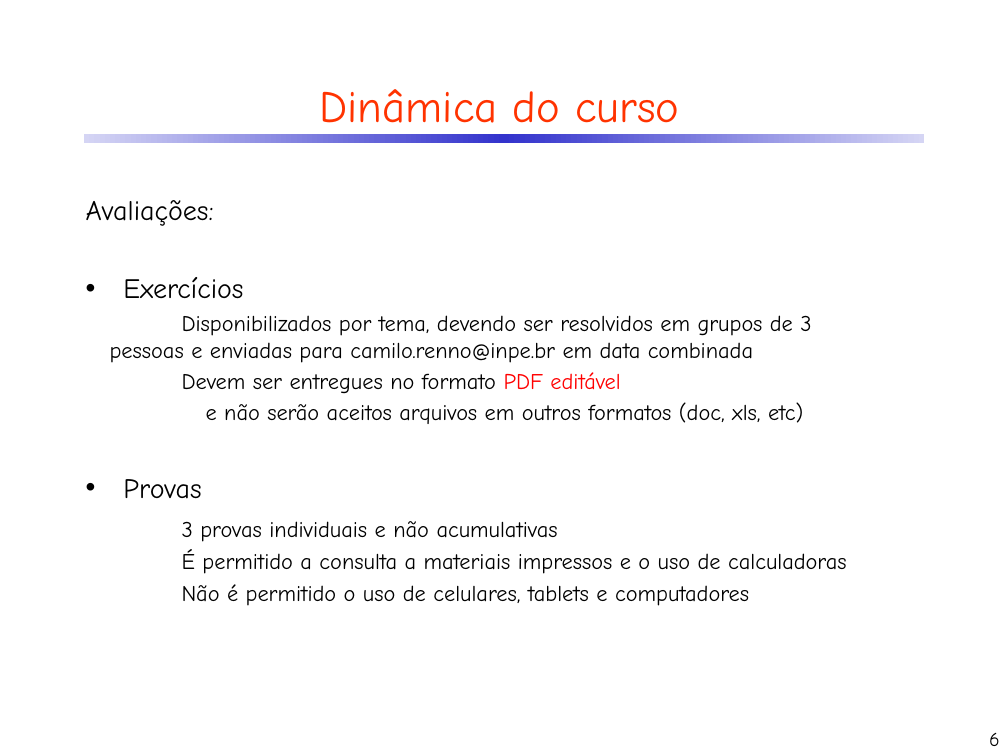
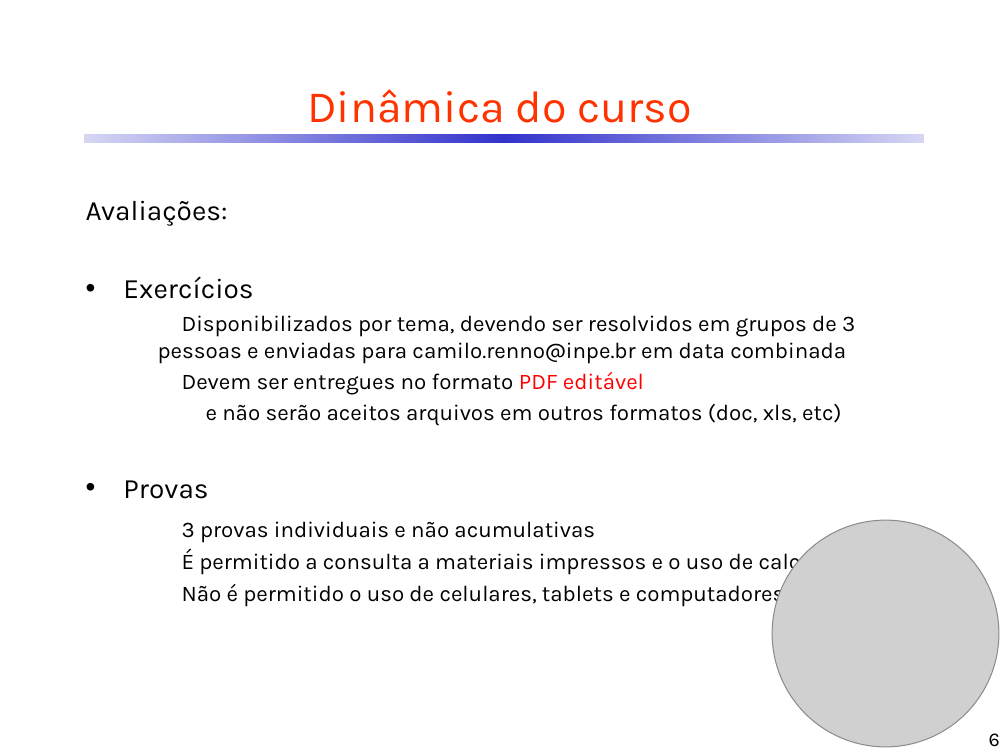
Before and after one commit to CDRenno/Estatistica, a slide deck: slide 6 of ppt/00Apres.pptx. Drawn at 1008x756 pixels with LibreOffice and Linux fonts; fonts in the diff are those of the drawing; grey boxes stand for pictures. Boxes give left, top, right and bottom in pixels: in the first picture for what was removed or moved away, otherwise in the second. Text is boxed around its words. In the diff, an @@ line names an element or a change of style, - is before the commit and + after.

```diff
--- a/ppt/00Apres.pptx
+++ b/ppt/00Apres.pptx
@@ picture added at <box>772,520,999,747</box> @@
@@ font Comic Neue to Karla in 3 elements at <box>307,89,691,123</box>, <box>86,200,890,607</box>, <box>989,733,1000,747</box> @@
```
Also in this commit, not shown: 8 other slides changed, 5 other files.
